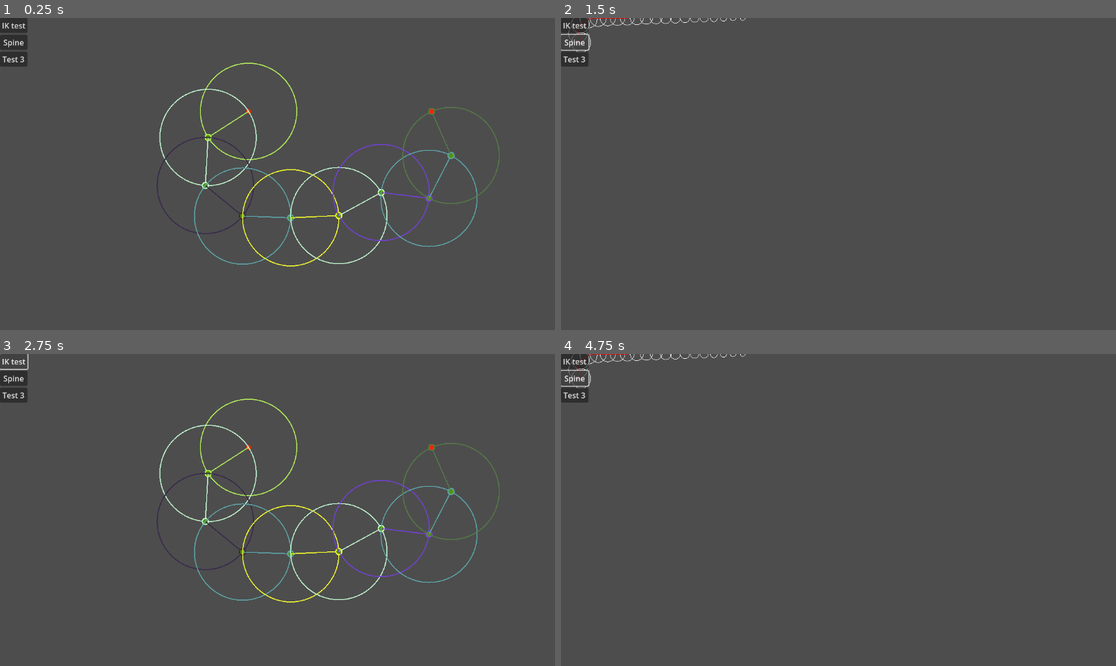
Above: before the commit, frames 1-4 (two rows, left to right).
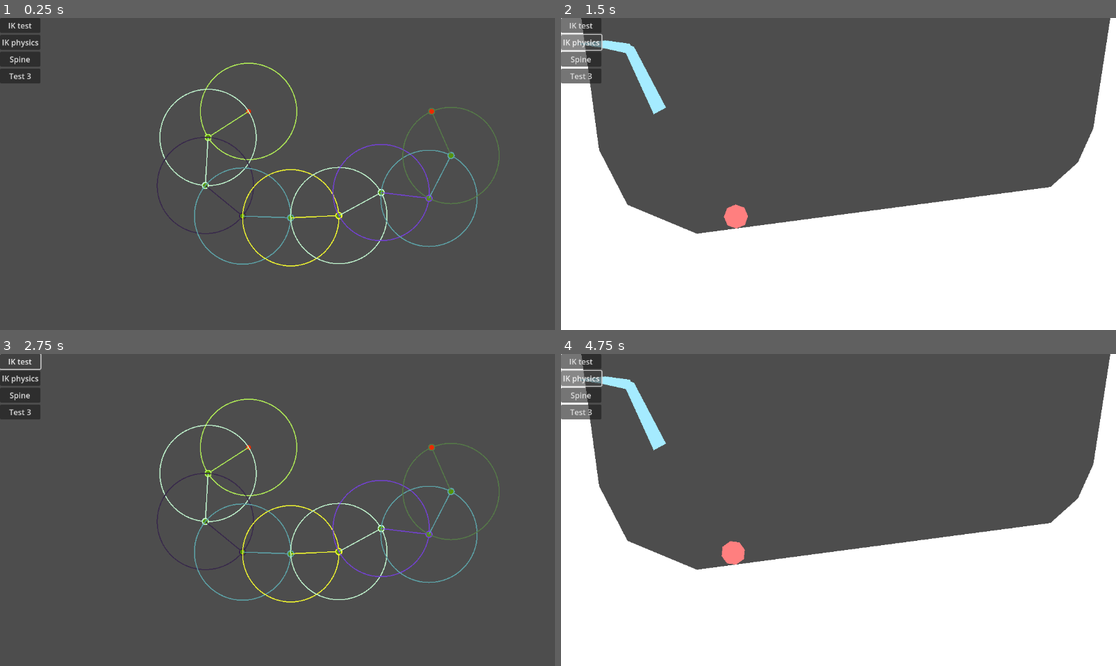
Above: after the commit, the same moments.

Repository: p4triko/CG-2025-Project-Procedural-Animation
Game: Godot game, scene res://scenes/test_scene.tscn
Same seed, same stepped clock (60 frames per second), same inputs: the game is played once before the commit and once after it.
Inputs (mouse positions are in pixels of both pictures, inside the frame that each line leads up to):
- Up to frame 1 (0.25 s): no input
- Up to frame 2 (1.5 s): click (583, 42) at 0.5 s, where only the run after the commit has a clickable "IK physics"; click (583, 42) at 1.25 s, where only the run after the commit has a clickable "IK physics"
- Up to frame 3 (2.75 s): click "IK test" at 2 s
- Up to frame 4 (4.75 s): click "IK test" at 2.75 s; click "Spine" at 3.5 s; click (583, 378) at 4.25 s, where only the run after the commit has a clickable "IK physics"

The runs differ from the first frame. In frame 1, 0.8% of the frame differs, in the area x 0-8%, y 0-21%; in frame 2, 47%; in frame 3, 0.8%; in frame 4, 47%, in the area x 0-100%, y 0-100%.

Commit message:
Add IK physics test using SimNode and AnimatableBody2D

Diff:
--- a/scenes/polygon_collision.gd
+++ /dev/null
@@ -1,9 +0,0 @@
-extends PhysicsBody2D
-
-func _ready():
-	# Automatically create collision shapes for all Polygon2D child nodes
-	for child in get_children():
-		if child is Polygon2D:
-			var collision_polygon := CollisionPolygon2D.new()
-			collision_polygon.polygon = child.polygon
-			add_child(collision_polygon)
--- a/scenes/scene_menu.tscn
+++ b/scenes/scene_menu.tscn
@@ -1,8 +1,9 @@
-[gd_scene load_steps=5 format=3 uid="uid://3cbftbbsmx1b"]
+[gd_scene load_steps=6 format=3 uid="uid://3cbftbbsmx1b"]
 
 [ext_resource type="Script" uid="uid://dyrhdvufnnfyi" path="res://scripts/ui/scene_button.gd" id="1_4xdfu"]
 [ext_resource type="PackedScene" uid="uid://ce1088c0bu02g" path="res://scenes/test_scene.tscn" id="2_44wrp"]
 [ext_resource type="PackedScene" uid="uid://dlx0w7jlmress" path="res://scenes/test_scene2.tscn" id="3_4kt5k"]
+[ext_resource type="PackedScene" uid="uid://gllpygv1egb3" path="res://scenes/test_ik_physics.tscn" id="3_5v4gl"]
 [ext_resource type="PackedScene" uid="uid://b7dn36u0lq0jo" path="res://scenes/test_scene3.tscn" id="4_5v4gl"]
 
 [node name="CanvasLayer" type="CanvasLayer"]
@@ -17,6 +18,12 @@
 script = ExtResource("1_4xdfu")
 scene = ExtResource("2_44wrp")
 
+[node name="Button_IKPhysics" type="Button" parent="SceneMenu"]
+layout_mode = 2
+text = "IK physics"
+script = ExtResource("1_4xdfu")
+scene = ExtResource("3_5v4gl")
+
 [node name="Button_Spine" type="Button" parent="SceneMenu"]
 layout_mode = 2
 text = "Spine"
--- /dev/null
+++ b/scenes/test_ik_physics.tscn
@@ -0,0 +1,80 @@
+[gd_scene load_steps=7 format=3 uid="uid://gllpygv1egb3"]
+
+[ext_resource type="Script" uid="uid://c87c24p726028" path="res://scripts/polygon_collision.gd" id="1_lg5hv"]
+[ext_resource type="Script" uid="uid://ckdrfipawwquh" path="res://objects/Node Simulation/sim_root.gd" id="2_3r3xl"]
+[ext_resource type="Script" uid="uid://dftxhty2hpwup" path="res://objects/Node Simulation/sim_node.gd" id="3_x408e"]
+[ext_resource type="Script" uid="uid://b6v5i7wyjd843" path="res://scripts/point_towards.gd" id="4_x408e"]
+[ext_resource type="Script" uid="uid://wve0h3pk7sp0" path="res://scenes/track_mouse.gd" id="5_fe581"]
+
+[sub_resource type="CircleShape2D" id="CircleShape2D_fe581"]
+radius = 25.0
+
+[node name="TestLevel" type="Node2D"]
+
+[node name="Terrain" type="StaticBody2D" parent="."]
+
+[node name="Polygon2D" type="Polygon2D" parent="Terrain"]
+polygon = PackedVector2Array(-176, -146, -172, 689, 1360, 706, 1346, -110, 1157, -108, 1105, 229, 1073, 300, 1016, 351, 282, 448, 138, 388, 79, 274, 23, -142)
+script = ExtResource("1_lg5hv")
+
+[node name="Ball" type="RigidBody2D" parent="."]
+position = Vector2(364, 409)
+
+[node name="CollisionShape2D" type="CollisionShape2D" parent="Ball"]
+shape = SubResource("CircleShape2D_fe581")
+
+[node name="Polygon2D" type="Polygon2D" parent="Ball"]
+color = Color(1, 0.5, 0.5, 1)
+polygon = PackedVector2Array(25, 0, 18, 18, 0, 25, -18, 18, -25, 0, -18, -18, 0, -25, 18, -18)
+
+[node name="SimRoot" type="Node2D" parent="."]
+script = ExtResource("2_3r3xl")
+draw_debug_bones = 1
+draw_distance_constraint = 1
+metadata/_custom_type_script = "uid://ckdrfipawwquh"
+
+[node name="SimNode" type="Node2D" parent="SimRoot"]
+top_level = true
+position = Vector2(204, 190)
+script = ExtResource("3_x408e")
+is_anchored = true
+
+[node name="AnimatableBody2D" type="AnimatableBody2D" parent="SimRoot/SimNode" node_paths=PackedStringArray("target")]
+rotation = 1.2579829
+script = ExtResource("4_x408e")
+target = NodePath("../SimNode")
+
+[node name="Polygon2D" type="Polygon2D" parent="SimRoot/SimNode/AnimatableBody2D"]
+color = Color(0.65, 0.9241667, 1, 1)
+polygon = PackedVector2Array(-3.6799927, -14.791901, -2.788025, 14.194388, 140.41272, 11.792828, 149.31548, 1.5097523, 141.57617, -8.983261)
+script = ExtResource("1_lg5hv")
+metadata/_edit_lock_ = true
+
+[node name="SimNode" type="Node2D" parent="SimRoot/SimNode"]
+top_level = true
+position = Vector2(247.08315, 323.206)
+script = ExtResource("3_x408e")
+distance_range = Vector2(140, 140)
+
+[node name="AnimatableBody2D" type="AnimatableBody2D" parent="SimRoot/SimNode/SimNode" node_paths=PackedStringArray("target")]
+rotation = 1.2579831
+script = ExtResource("4_x408e")
+target = NodePath("../SimNode")
+
+[node name="Polygon2D" type="Polygon2D" parent="SimRoot/SimNode/SimNode/AnimatableBody2D"]
+color = Color(0.6509804, 0.9254902, 1, 1)
+polygon = PackedVector2Array(-0.41394043, 11.791183, -7.16803, -0.12487793, 1.5227661, -8.982605, 57.1092, -4.7254753, 111.226295, -4.142765, 51.835464, 11.404861)
+script = ExtResource("1_lg5hv")
+metadata/_edit_lock_ = true
+
+[node name="SimNode" type="Node2D" parent="SimRoot/SimNode/SimNode"]
+top_level = true
+position = Vector2(302, 493)
+script = ExtResource("3_x408e")
+is_anchored = true
+distance_range = Vector2(100, 100)
+
+[node name="MouseTracker" type="RemoteTransform2D" parent="."]
+position = Vector2(733, 305.09088)
+remote_path = NodePath("../SimRoot/SimNode/SimNode/SimNode")
+script = ExtResource("5_fe581")
--- a/scenes/test_level.tscn
+++ /dev/null
@@ -1,11 +0,0 @@
-[gd_scene load_steps=2 format=3 uid="uid://gllpygv1egb3"]
-
-[ext_resource type="Script" uid="uid://c87c24p726028" path="res://scenes/polygon_collision.gd" id="1_pgmb1"]
-
-[node name="TestingLevel" type="Node2D"]
-
-[node name="StaticBody2D" type="StaticBody2D" parent="."]
-script = ExtResource("1_pgmb1")
-
-[node name="Polygon2D" type="Polygon2D" parent="StaticBody2D"]
-polygon = PackedVector2Array(-173, -54, -172, 689, 1250, 686, 1211, -34, 908, 102, 743, 429, 134, 453, 42, -55)
--- /dev/null
+++ b/scenes/track_mouse.gd
@@ -0,0 +1,4 @@
+extends RemoteTransform2D
+
+func _physics_process(_delta: float):
+	global_position = get_global_mouse_position()
--- /dev/null
+++ b/scripts/point_towards.gd
@@ -0,0 +1,6 @@
+@tool extends Node2D
+
+@export var target: Node2D
+
+func _physics_process(_delta: float):
+	global_rotation = global_position.angle_to_point(target.global_position)
--- /dev/null
+++ b/scripts/polygon_collision.gd
@@ -0,0 +1,7 @@
+extends Polygon2D
+
+func _ready():
+	# Automatically create collision shape and add it as sibling to current node
+	var collision_polygon := CollisionPolygon2D.new()
+	collision_polygon.polygon = polygon
+	get_parent().add_child.call_deferred(collision_polygon)
Not shown, added: scenes/track_mouse.gd.uid
Not shown, added: scripts/point_towards.gd.uid
Renamed: scenes/polygon_collision.gd.uid -> scripts/polygon_collision.gd.uid
